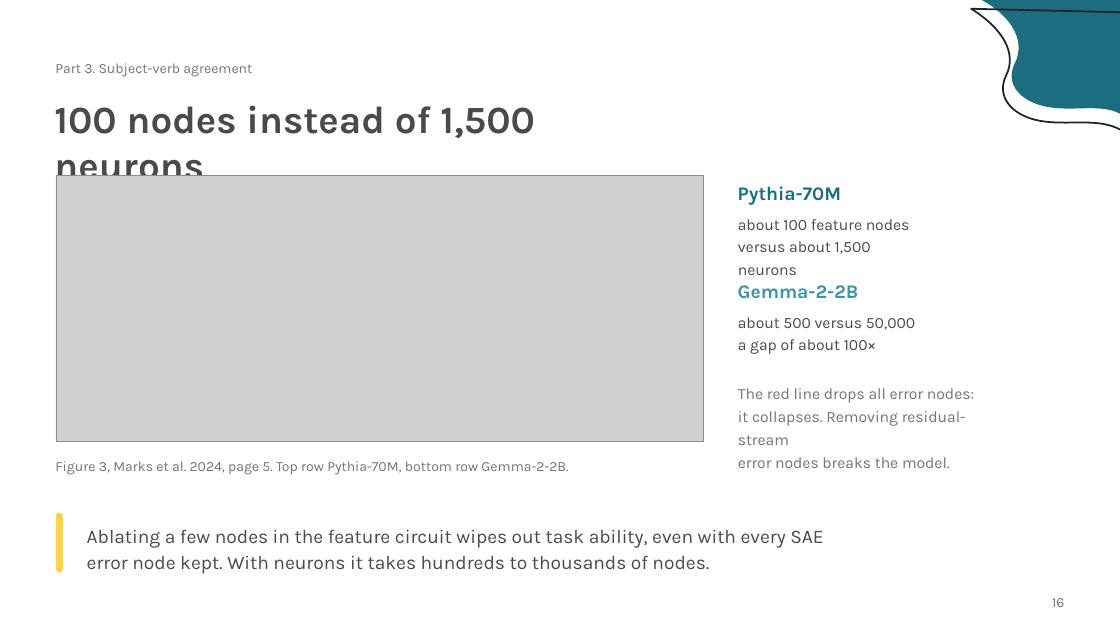
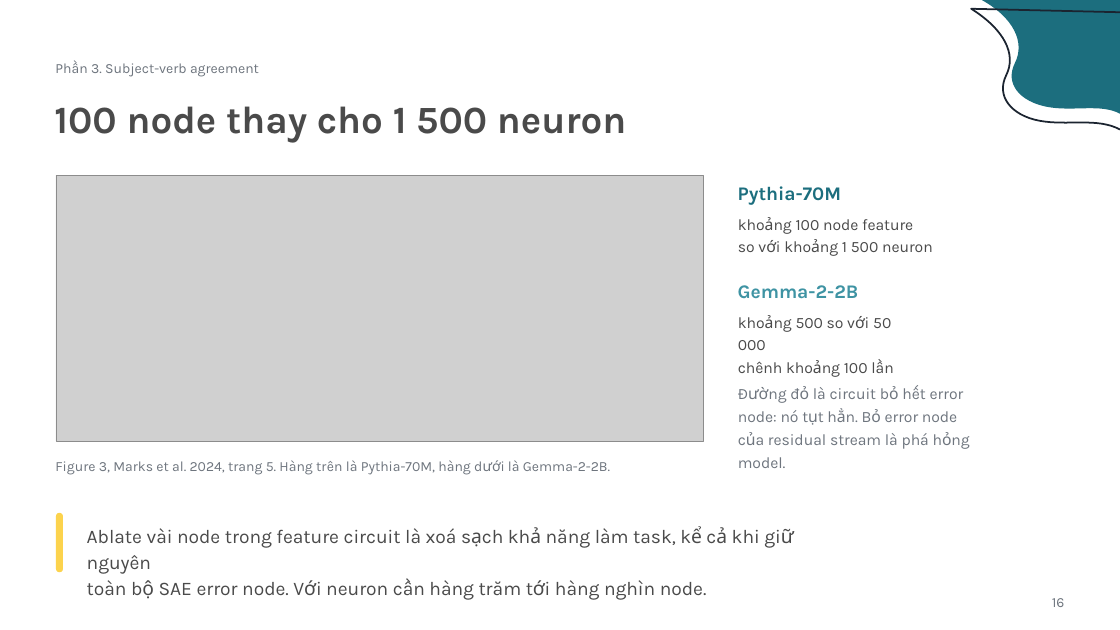
Before and after one commit to jasonhoang6201/xai-sparse-feature-circuits, a slide deck: slide 16 of slide/sparse-feature-circuits-seminar.pptx. Drawn at 1120x630 pixels with LibreOffice and Linux fonts; fonts in the diff are those of the drawing; grey boxes stand for pictures. Boxes give left, top, right and bottom in pixels: in the first picture for what was removed or moved away, otherwise in the second. Text is boxed around its words. In the diff, an @@ line names an element or a change of style, - is before the commit and + after.

```diff
--- a/slide/sparse-feature-circuits-seminar.pptx
+++ b/slide/sparse-feature-circuits-seminar.pptx
@@ text at (x1=91, y1=63, x2=259, y2=77): text changed @@
-Part 3. Subject-verb agreement
+Phần 3. Subject-verb agreement
@@ text at (x1=54, y1=106, x2=626, y2=143): text changed @@
-100 nodes instead of 1,500 neurons
+100 node thay cho 1 500 neuron
@@ text at (x1=738, y1=219, x2=933, y2=252): text changed @@
-about 100 feature nodes
-versus about 1,500 neurons
+khoảng 100 node feature
+so với khoảng 1 500 neuron
@@ text at (x1=738, y1=318, x2=891, y2=373): text changed @@
-about 500 versus 50,000
-a gap of about 100×
+khoảng 500 so với 50 000
+chênh khoảng 100 lần
@@ text at (x1=738, y1=387, x2=964, y2=449): text changed @@
-The red line drops all error nodes:
-it collapses. Removing residual-stream
-error nodes breaks the model.
+Đường đỏ là circuit bỏ hết error
+node: nó tụt hẳn. Bỏ error node
+của residual stream là phá hỏng model.
@@ text at (x1=55, y1=460, x2=610, y2=475): text changed @@
-Figure 3, Marks et al. 2024, page 5. Top row Pythia-70M, bottom row Gemma-2-2B.
+Figure 3, Marks et al. 2024, trang 5. Hàng trên là Pythia-70M, hàng dưới là Gemma-2-2B.
@@ text at (x1=87, y1=528, x2=760, y2=600): text changed @@
-Ablating a few nodes in the feature circuit wipes out task ability, even with every SAE
-error node kept. With neurons it takes hundreds to thousands of nodes.
+Ablate vài node trong feature circuit là xoá sạch khả năng làm task, kể cả khi giữ nguyên
+toàn bộ SAE error node. Với neuron cần hàng trăm tới hàng nghìn node.
```
Also in this commit, not shown: 25 other slides changed, 5 slides added, 5 slides removed, 13 other files.
